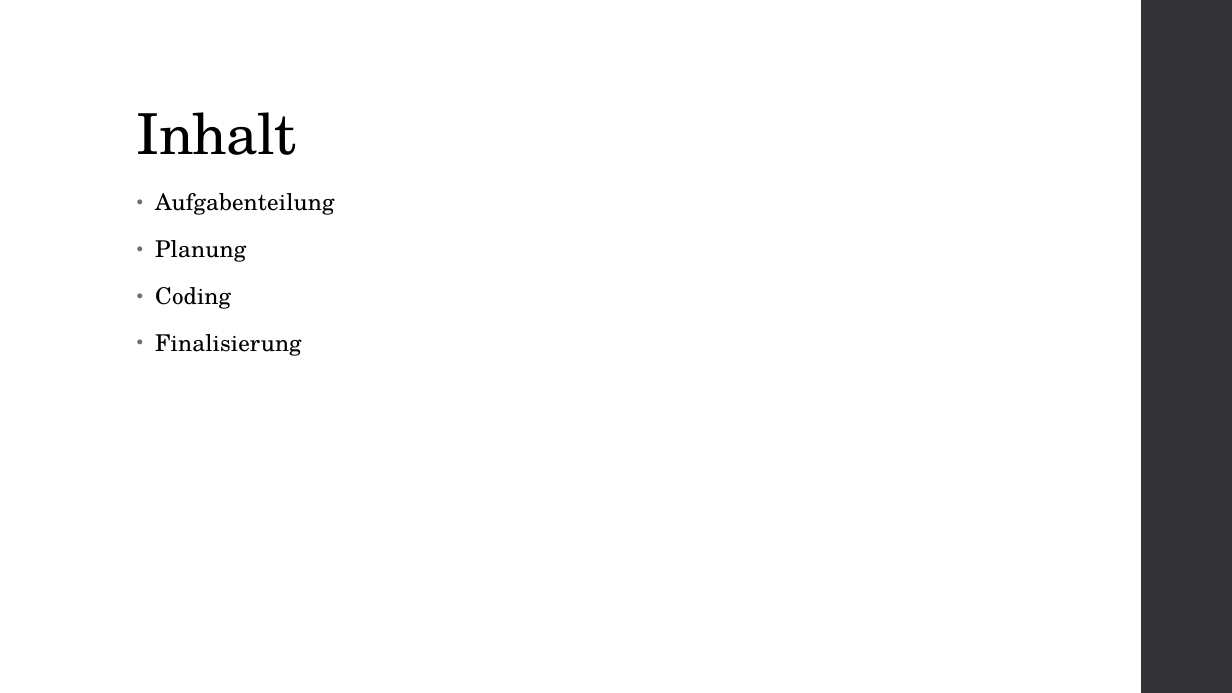
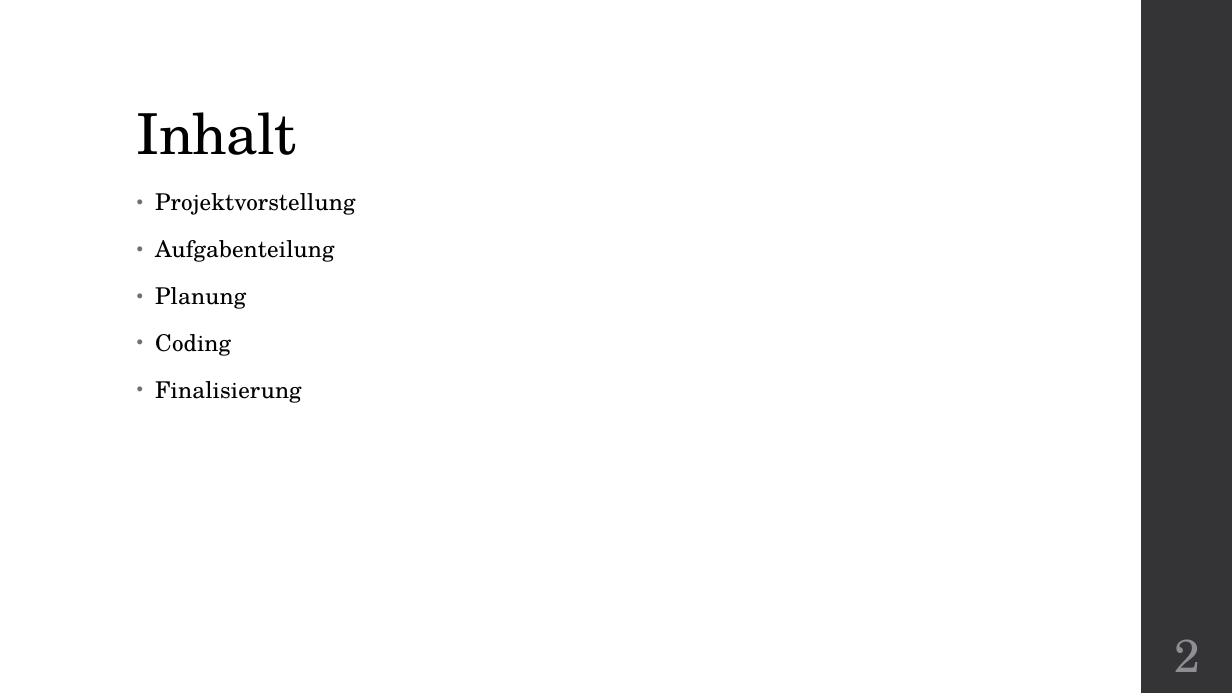
Before and after one commit to Wutze0/Mensch_Aergere_Dich_Nicht, a slide deck: slide 2 of MenschAergereDichNicht.pptx. Drawn at 1232x693 pixels with LibreOffice and Linux fonts; fonts in the diff are those of the drawing. Boxes give left, top, right and bottom in pixels: in the first picture for what was removed or moved away, otherwise in the second. Text is boxed around its words. In the diff, an @@ line names an element or a change of style, - is before the commit and + after.

```diff
--- a/MenschAergereDichNicht.pptx
+++ b/MenschAergereDichNicht.pptx
@@ text at <box>155,193,355,215</box>: paragraph added @@
+• Projektvorstellung
@@ page number added at <box>1174,639,1200,672</box>, 36 pt, text #8E8E94 @@
+2
```
Also in this commit, not shown: 7 other slides changed, 7 slides added, 2 slides removed, 4 other files.
